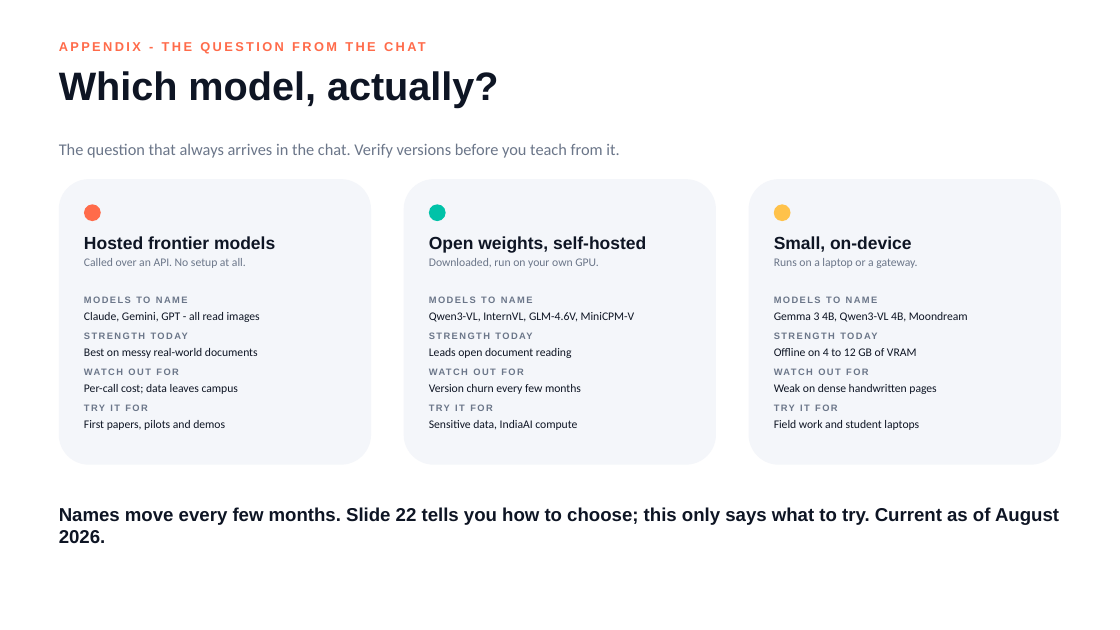
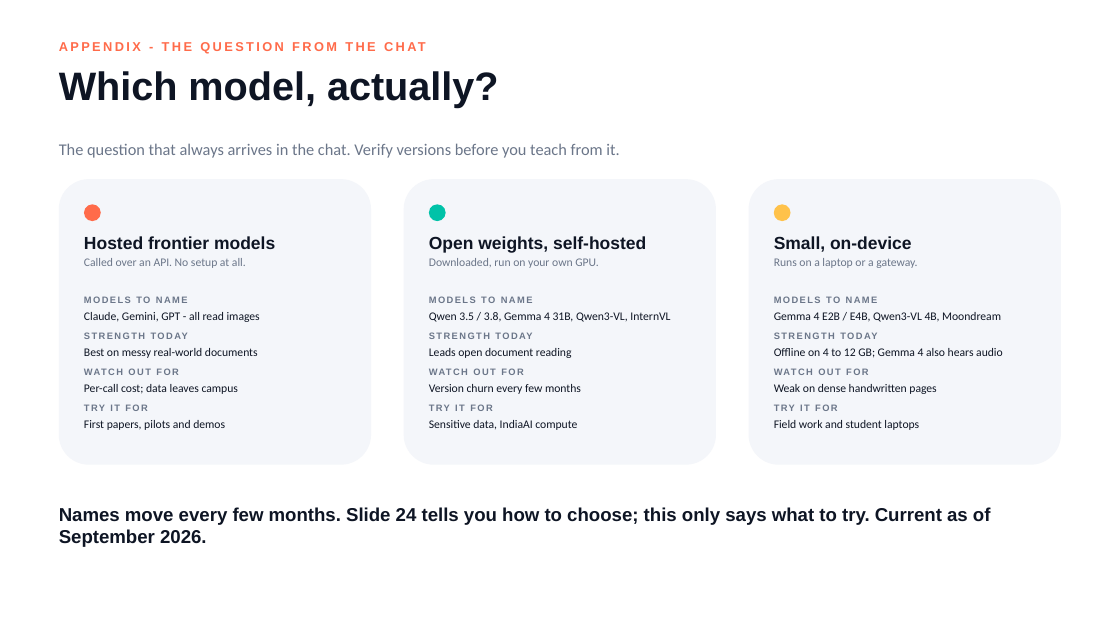
Before and after one commit to lksmangai/DeepLearning, a slide deck: slide 38 of Multimodal-AI-ATAL-FDP-Deck.pptx (slide 36 before the commit). Drawn at 1120x630 pixels with LibreOffice and Linux fonts; fonts in the diff are those of the drawing. Boxes give left, top, right and bottom in pixels: in the first picture for what was removed or moved away, otherwise in the second. Text is boxed around its words. In the diff, an @@ line names an element or a change of style, - is before the commit and + after.

```diff
--- a/Multimodal-AI-ATAL-FDP-Deck.pptx
+++ b/Multimodal-AI-ATAL-FDP-Deck.pptx
@@ text at [429, 312, 670, 322]: text changed @@
-Qwen3-VL, InternVL, GLM-4.6V, MiniCPM-V
+Qwen 3.5 / 3.8, Gemma 4 31B, Qwen3-VL, InternVL
@@ text at [774, 312, 1001, 322]: text changed @@
-Gemma 3 4B, Qwen3-VL 4B, Moondream
+Gemma 4 E2B / E4B, Qwen3-VL 4B, Moondream
@@ text at [774, 348, 1003, 358]: text changed @@
-Offline on 4 to 12 GB of VRAM
+Offline on 4 to 12 GB; Gemma 4 also hears audio
@@ text at [59, 507, 991, 547]: text changed @@
-Names move every few months. Slide 22 tells you how to choose; this only says what to try. Current as of August 2026.
+Names move every few months. Slide 24 tells you how to choose; this only says what to try. Current as of September 2026.
```
Also in this commit, not shown: 16 other slides changed, 2 slides added.
